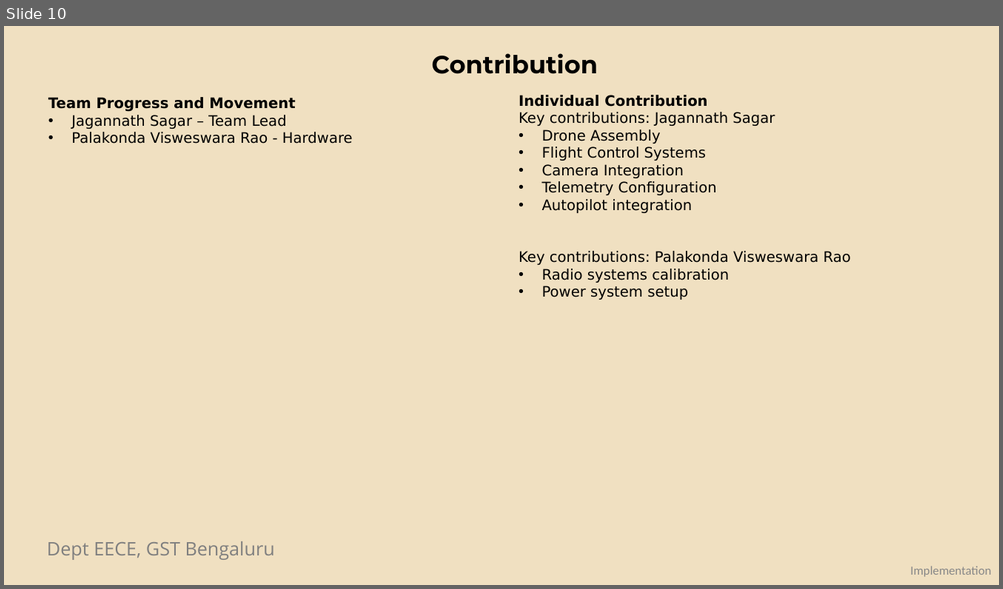
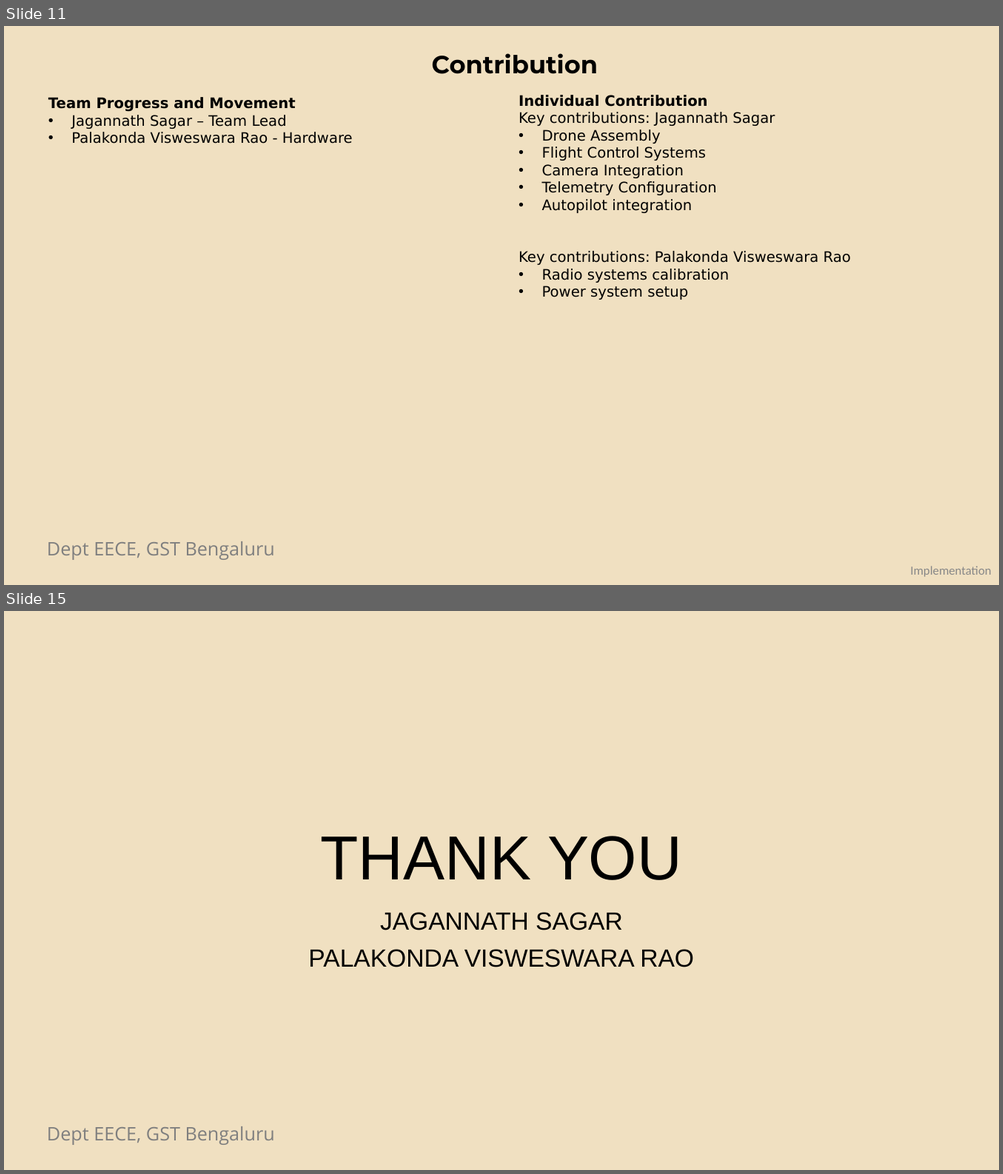
Before and after one commit to KJ-Sagar/Capstone-Project, a slide deck: Updated_Emergency_Drone_Presentation.pptx. Shown one above the other, each under a label of ours: slide 10 before the commit, slides 11 and 15 after it; the slides between them are not shown. The pictures are 1003x589 and 1003x1174 pixels, drawn with LibreOffice and Linux fonts; fonts in the diff are those of the drawing; background and template pictures are left out. Boxes give left, top, right and bottom in pixels: in the first picture for what was removed or moved away, otherwise in the second. Text is boxed around its words. In the diff, an @@ line names an element or a change of style, - is before the commit and + after.

```diff
--- a/Updated_Emergency_Drone_Presentation.pptx
+++ b/Updated_Emergency_Drone_Presentation.pptx
@@ slide 15 added at (x1=4, y1=611, x2=999, y2=1170), background #F0E0C1; not listed: 1 template element that a slide beside it also shows @@
@@ title added at (x1=321, y1=836, x2=682, y2=880), 60 pt, text #000000 @@
+THANK YOU
@@ subtitle added at (x1=308, y1=912, x2=694, y2=968), 24 pt, text #000000 @@
+JAGANNATH SAGAR
+PALAKONDA VISWESWARA RAO
@@ what was slide 10 is now slide 11 @@
```
Also in this commit, not shown: 6 slides changed, 4 other slides added, 2 slides removed, 3 other files.
